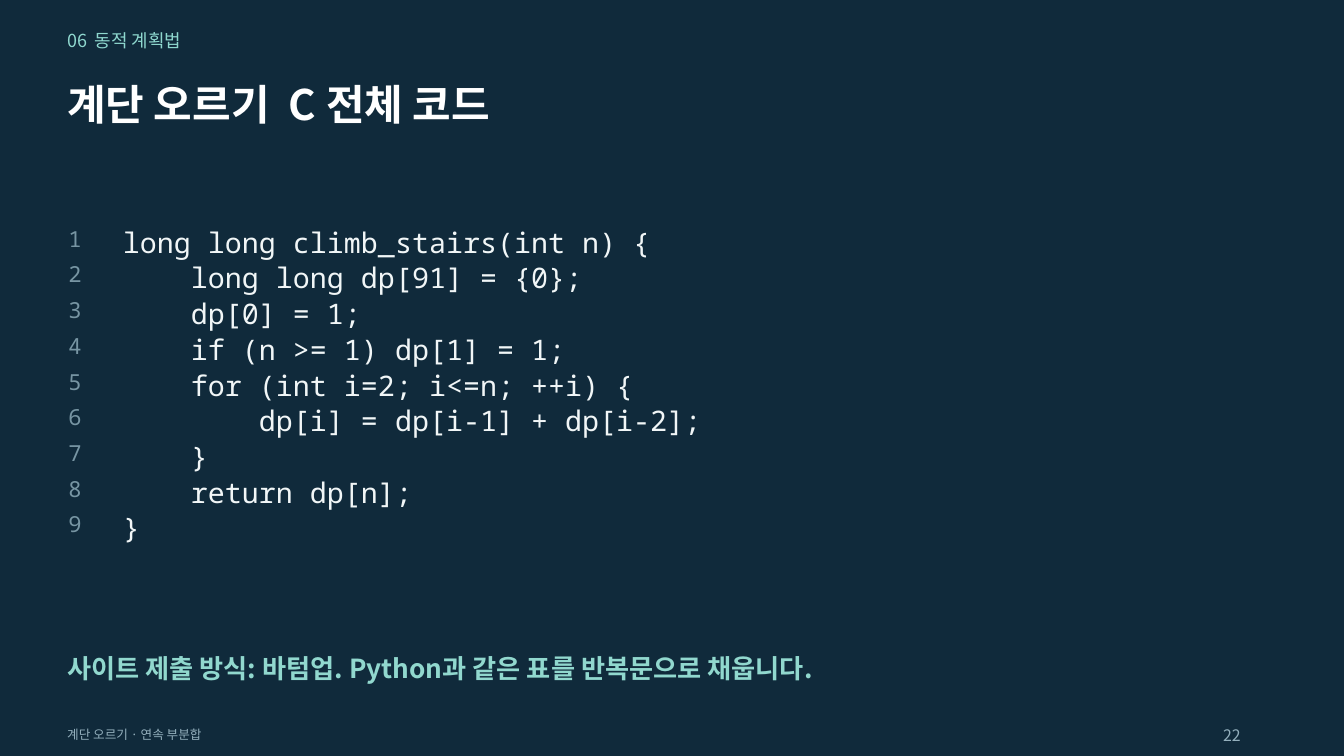
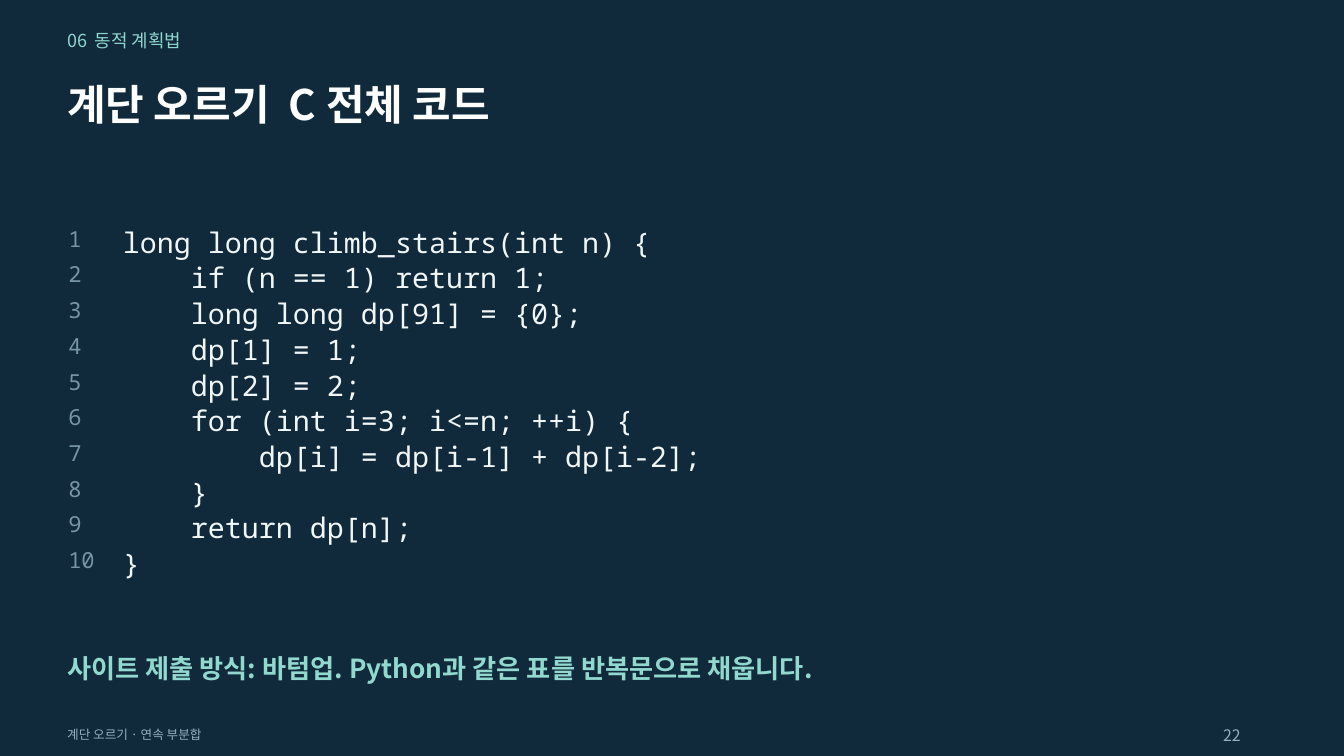
Before and after one commit to Sangdon-Park/Sangdon-Park.github.io, a slide deck: slide 22 of data/알고리즘/6장_동적_계획법.pptx. Drawn at 1344x756 pixels with LibreOffice and Linux fonts; fonts in the diff are those of the drawing. Boxes give left, top, right and bottom in pixels: in the first picture for what was removed or moved away, otherwise in the second. Text is boxed around its words. In the diff, an @@ line names an element or a change of style, - is before the commit and + after.

```diff
--- a/data/알고리즘/6장_동적_계획법.pptx
+++ b/data/알고리즘/6장_동적_계획법.pptx
@@ text at box(191, 266, 548, 293): text changed @@
-long long dp[91] = {0};
+if (n == 1) return 1;
@@ text at box(191, 302, 582, 331): text changed @@
-dp[0] = 1;
+long long dp[91] = {0};
@@ text at box(191, 338, 361, 367): text changed @@
-if (n >= 1) dp[1] = 1;
+dp[1] = 1;
@@ text added at box(191, 374, 361, 403), 20.2 pt, text #F1F6F7 @@
+dp[2] = 2;
@@ text at box(191, 409, 599, 436): text changed @@
-for (int i=2; i<=n; ++i) {
+for (int i=3; i<=n; ++i) {
@@ text "dp[i] = dp[i-1] + dp[i-2];": place and size @@
-text "dp[i] = dp[i-1] + dp[i-2];" at box(259, 409, 701, 438)
+text "dp[i] = dp[i-1] + dp[i-2];" at box(259, 445, 701, 474)
@@ text "}": place and size @@
-text "}" at box(123, 507, 1267, 546)
+text "}" at box(123, 472, 1267, 511)
@@ text "return dp[n];": place and size @@
-text "return dp[n];" at box(191, 481, 412, 510)
+text "return dp[n];" at box(191, 516, 412, 545)
@@ text added at box(68, 552, 94, 568), 15.8 pt, text #7795A3 @@
+10
@@ text "}": place and size @@
-text "}" at box(123, 436, 1267, 475)
+text "}" at box(123, 543, 1267, 583)
```
Also in this commit, not shown: 24 other slides changed, 19 other files.
